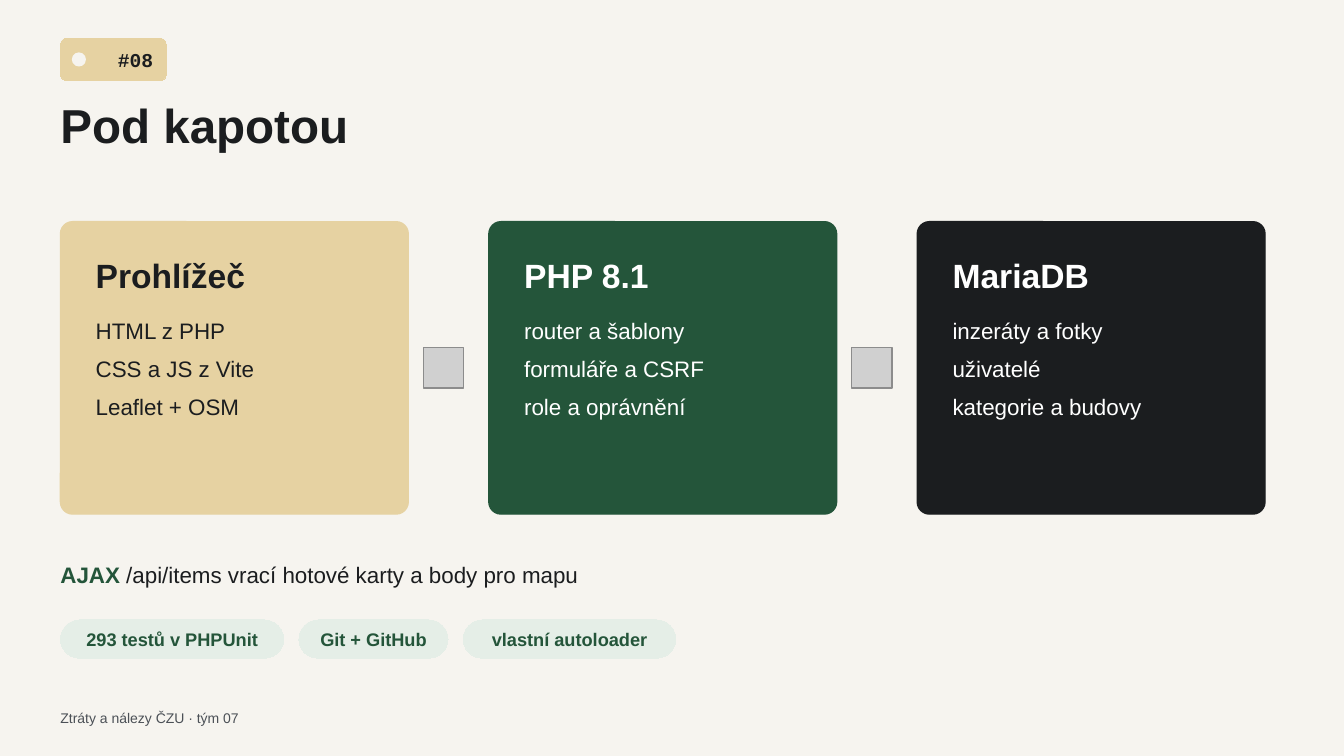
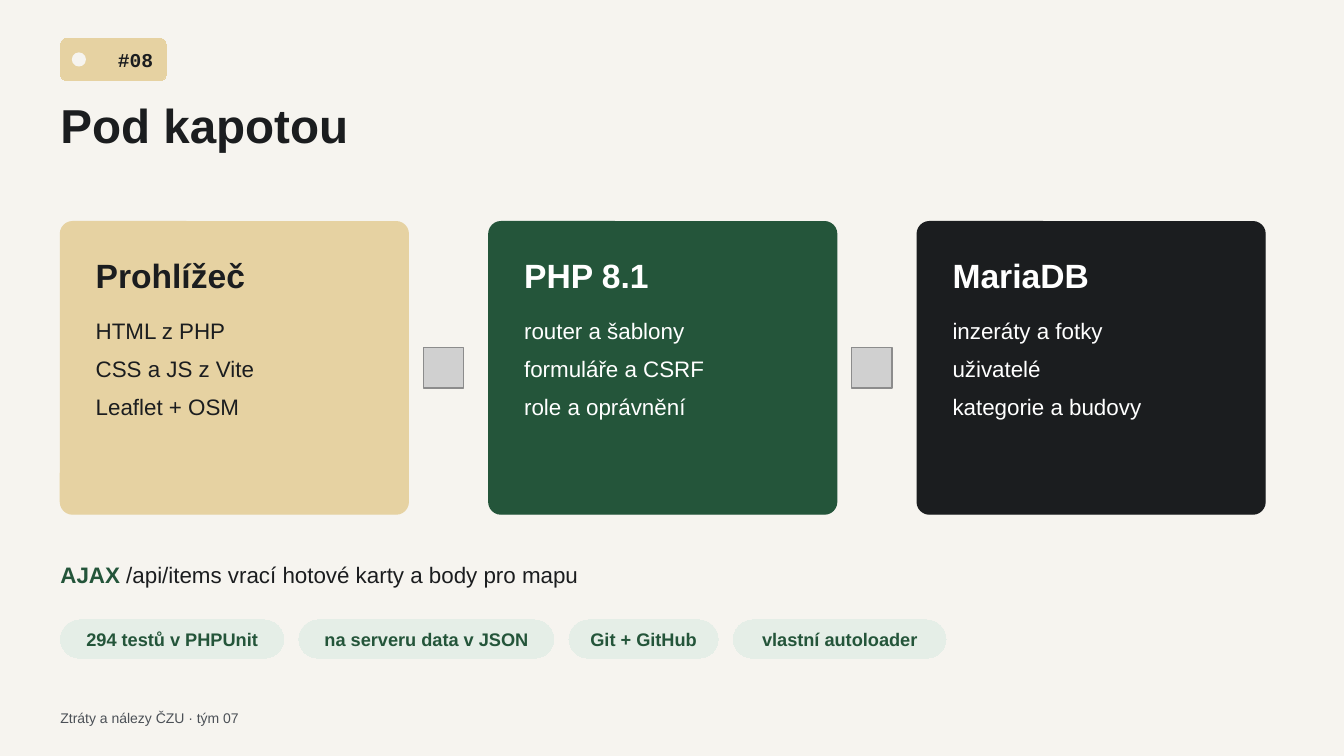
Before and after one commit to TomasDevs/ztraty-nalezy-czu, a slide deck: slide 9 of docs/prezentace-tym-07.pptx. Drawn at 1344x756 pixels with LibreOffice and Linux fonts; fonts in the diff are those of the drawing; grey boxes stand for pictures. Boxes give left, top, right and bottom in pixels: in the first picture for what was removed or moved away, otherwise in the second. Text is boxed around its words. In the diff, an @@ line names an element or a change of style, - is before the commit and + after.

```diff
--- a/docs/prezentace-tym-07.pptx
+++ b/docs/prezentace-tym-07.pptx
@@ rounded rectangle added at (x1=298, y1=620, x2=554, y2=658), fill #E5EEE7, outline #E5EEE7 0.75 pt, 13 pt, text #24553A, bold @@
+na serveru data v JSON
@@ rounded rectangle "Git + GitHub" moved from (x1=298, y1=620, x2=448, y2=658) to (x1=569, y1=620, x2=718, y2=658) @@
@@ rounded rectangle "vlastní autoloader" moved from (x1=463, y1=620, x2=676, y2=658) to (x1=734, y1=620, x2=947, y2=658) @@
@@ text in rounded rectangle at (x1=86, y1=632, x2=258, y2=646): text changed @@
-293 testů v PHPUnit
+294 testů v PHPUnit
```
Also in this commit, not shown: 1 other slide changed, 2 other files.
